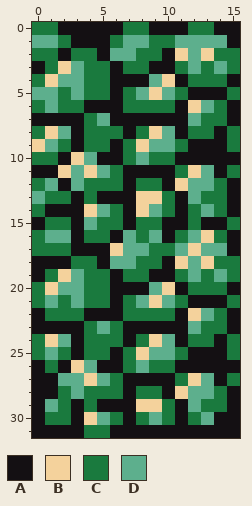
One commit to this pixel-art sprite: GoedWare Jam 14 Project/res/world/Bush-5.png. The first picture shows the starting point.
The file is 16x32 pixels.
Palette (. is transparent): A #141013  B #f4d29c  C #1a7a3e  D #5daf8d
Now the later version:
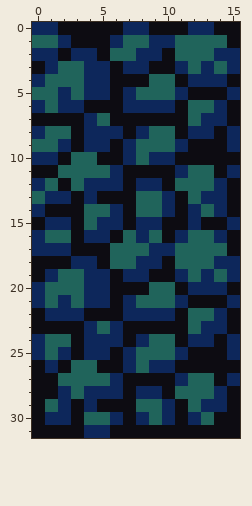
Difference:
@@ palette @@
-A #141013
+A #0d0c12
-C #1a7a3e
+C #0d275b
-D #5daf8d
+D #20645b
@@ x 0..15 @@
  1 DDCAAACDDCCDDDDA
- 2 CCACCADDCCABDBCC
- 3 ACBDCCACCAACDCDC
- 4 CBDDCCAAADBACCCA
- 5 DDCDCCACDBDCAAAC
- 6 CDCCAAACCCCABDCA
+ 2 CCACCADDCCADDDCC
+ 3 ACDDCCACCAACDCDC
+ 4 CDDDCCAAADDACCCA
+ 5 DDCDCCACDDDCAAAC
+ 6 CDCCAAACCCCADDCA
  7 AAAACDAAAAAADCCA
- 8 CBDACCCACBDACCAC
- 9 BDCACCACBDDCAAAC
-10 CCABDAACDCCAAAAA
-11 AABDBDCAAAACBDAC
-12 CDADCCCACCABDDCA
-13 DCCACAAABBCADCCA
-14 CAAABDCABDCACDCA
+ 8 CDDACCCACDDACCAC
+ 9 DDCACCACDDDCAAAC
+10 CCADDAACDCCAAAAA
+11 AADDDDCAAAACDDAC
+12 CDADCCCACCADDDCA
+13 DCCACAAADDCADCCA
+14 CAAADDCADDCACDCA
 15 ACCADCCACCAACAAC
-16 CDDACCADCDACDBCA
-17 CCCAAABDDCCDBDDA
-18 AAACCADDCCABDBCC
-19 ACBDCCACCAACDCDC
-20 CBDDCCAAADBACCCA
-21 CDCDCCACDBDCAAAC
-22 ACCCAAACCCCABDCA
+16 CDDACCADCDACDDCA
+17 CCCAAADDDCCDDDDA
+18 AAACCADDCCADDDCC
+19 ACDDCCACCAACDCDC
+20 CDDDCCAAADDACCCA
+21 CDCDCCACDDDCAAAC
+22 ACCCAAACCCCADDCA
 23 AAAACDCAAAAADCCA
-24 CBDACCCACBDACCAC
-25 CDCACCACBDDCAAAC
-26 ACABDAACDCCAAAAA
-27 AADDBDCAAAACBDAC
-28 AACDCCCACCABDDCA
-29 ADCACAAABBCADCCA
-30 ACCABDCACDCACDAA
+24 CDDACCCACDDACCAC
+25 CDCACCACDDDCAAAC
+26 ACADDAACDCCAAAAA
+27 AADDDDCAAAACDDAC
+28 AACDCCCACCADDDCA
+29 ADCACAAADDCADCCA
+30 ACCADDCACDCACDAA
 31 AAAACCAAAAAAAAAA
Where, in picture pixels (left, top, right, bottom), the same in both pictures:
changed: (32, 22, 240, 438)
